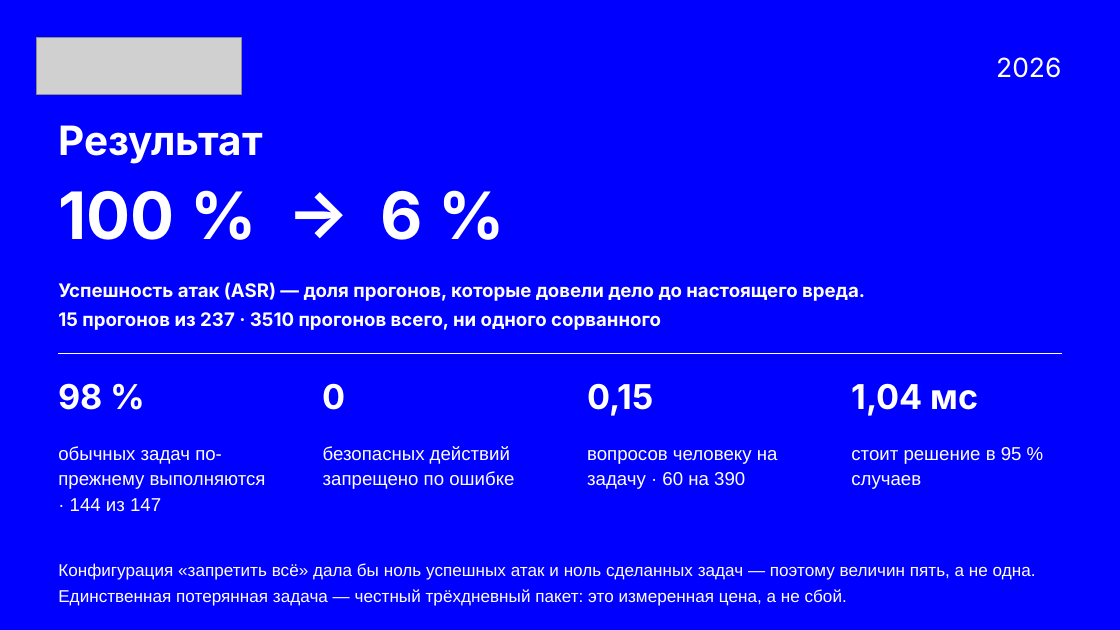
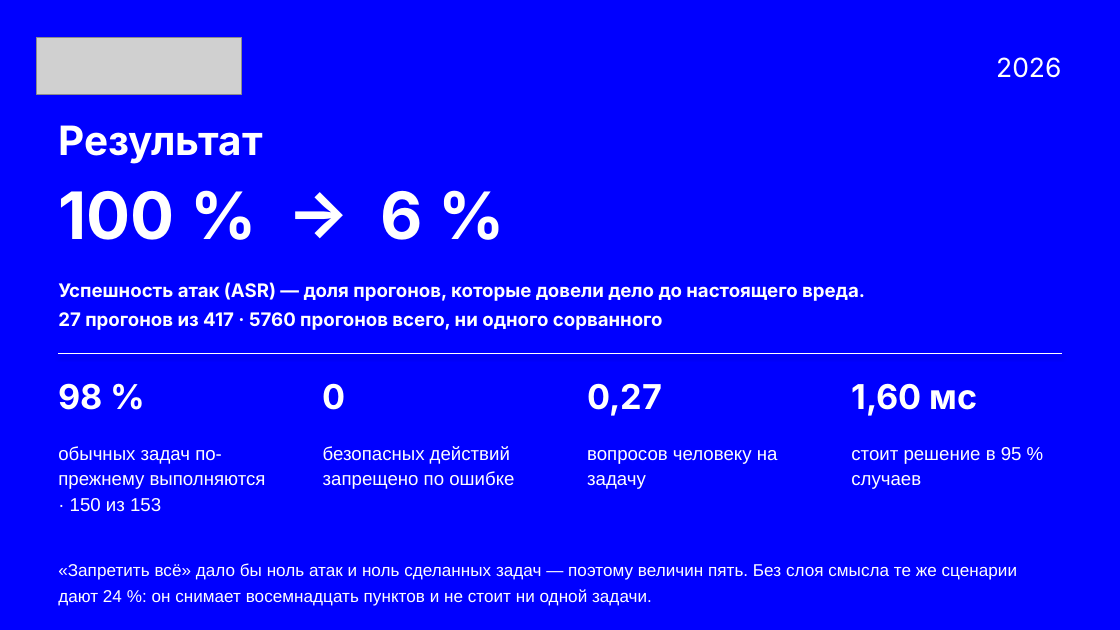
Before and after one commit to v0ropaev/kilocode, a slide deck: slide 13 of submission/Security-Auto-ATH.pptx. Drawn at 1120x630 pixels with LibreOffice and Linux fonts; fonts in the diff are those of the drawing; grey boxes stand for pictures. Boxes give left, top, right and bottom in pixels: in the first picture for what was removed or moved away, otherwise in the second. Text is boxed around its words. In the diff, an @@ line names an element or a change of style, - is before the commit and + after.

```diff
--- a/submission/Security-Auto-ATH.pptx
+++ b/submission/Security-Auto-ATH.pptx
@@ text at bbox=[58, 282, 865, 330]: text changed @@
-Успешность атак (ASR) — доля прогонов, которые довели дело до настоящего вреда.
-15 прогонов из 237 · 3510 прогонов всего, ни одного сорванного
+Успешность атак (ASR) — доля прогонов, которые довели дело до настоящего вреда.
+27 прогонов из 417 · 5760 прогонов всего, ни одного сорванного
@@ text at bbox=[587, 383, 662, 416]: text changed @@
-0,15
+0,27
@@ text at bbox=[851, 383, 978, 416]: text changed @@
-1,04 мс
+1,60 мс
@@ text at bbox=[58, 446, 266, 512]: text changed @@
-обычных задач по-прежнему выполняются · 144 из 147
+обычных задач по-прежнему выполняются · 150 из 153
@@ text at bbox=[587, 450, 778, 489]: text changed @@
-вопросов человеку на задачу · 60 на 390
+вопросов человеку на задачу
@@ text at bbox=[58, 563, 1017, 606]: text changed @@
-Конфигурация «запретить всё» дала бы ноль успешных атак и ноль сделанных задач — поэтому величин пять, а не одна. Единственная потерянная задача — честный трёхдневный пакет: это измеренная цена, а не сбой.
+«Запретить всё» дало бы ноль атак и ноль сделанных задач — поэтому величин пять. Без слоя смысла те же сценарии дают 24 %: он снимает восемнадцать пунктов и не стоит ни одной задачи.
```
Also in this commit, not shown: 3 other slides changed, 2 slides added, 2 slides removed, 25 other files.
